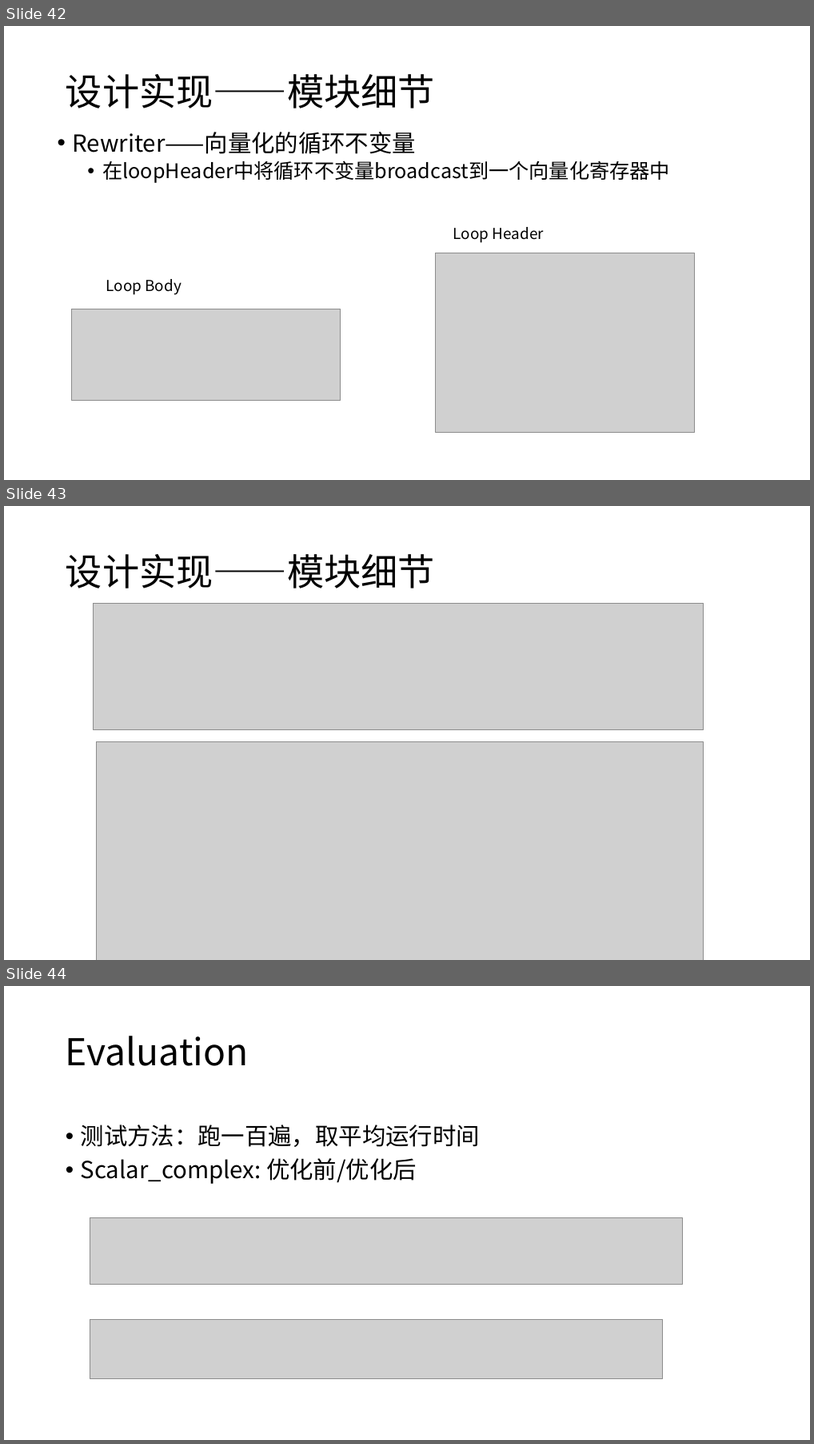
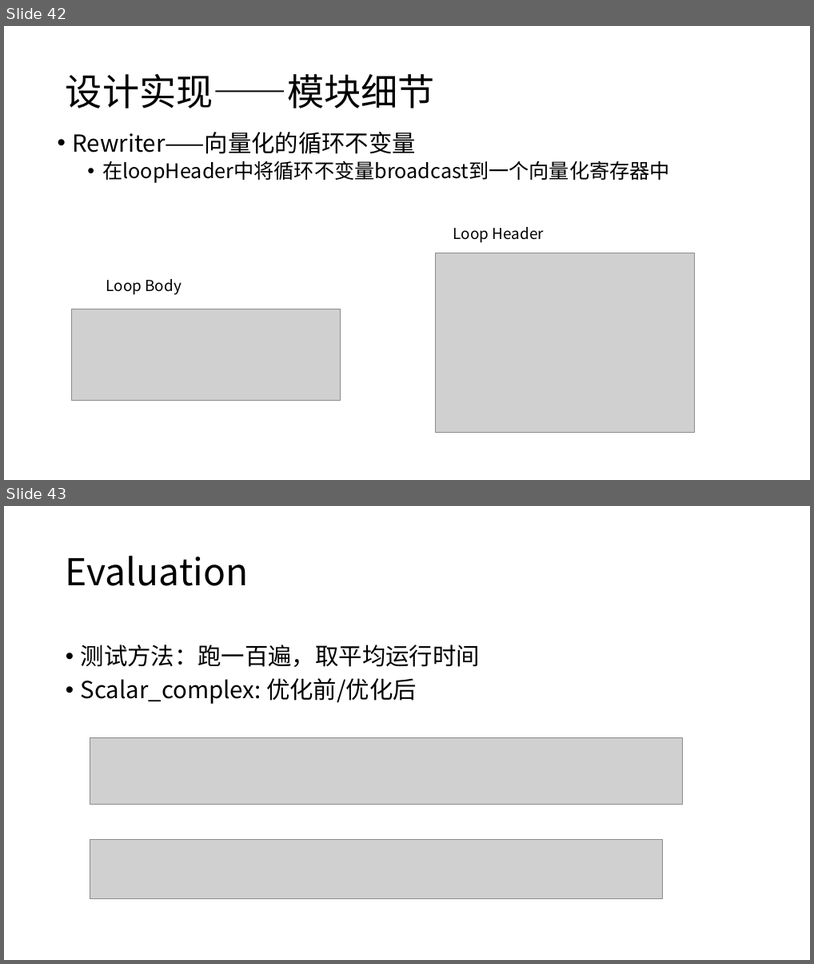
Before and after one commit to ERQIs/x86_binaryVec_erqi_vec, a slide deck: Vectorization Solution.pptx. Shown one above the other, each under a label of ours: slides 42, 43 and 44 before the commit, slides 42 and 43 after it. The pictures are 814x1444 and 814x964 pixels, drawn with LibreOffice and Linux fonts; fonts in the diff are those of the drawing; grey boxes stand for pictures. Boxes give left, top, right and bottom in pixels: in the first picture for what was removed or moved away, otherwise in the second. Text is boxed around its words. In the diff, an @@ line names an element or a change of style, - is before the commit and + after.

Commit message:
midify ppt

```diff
--- a/Vectorization Solution.pptx
+++ b/Vectorization Solution.pptx
@@ slide 43 removed at [4, 506, 810, 960], background #FFFFFF @@
@@ title removed at [66, 554, 435, 588] @@
-设计实现——模块细节
@@ picture removed at [94, 603, 704, 729] @@
@@ picture removed at [97, 742, 704, 960] @@
@@ what was slide 44 is now slide 43 @@
```
